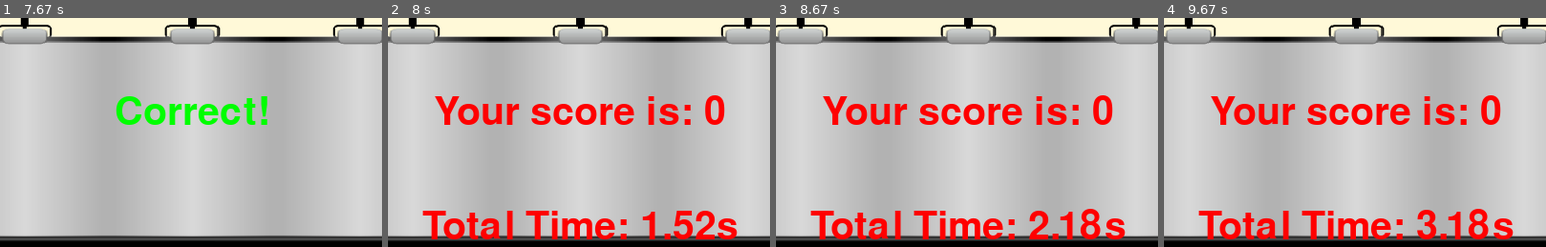
Above: before the commit, frames 1-4 (left to right).
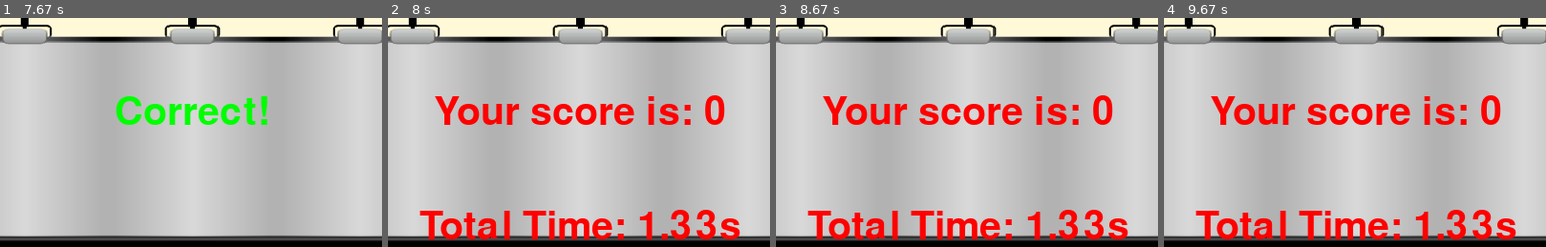
Above: after the commit, the same moments.

Repository: danielchriscarter/PiRight
Game: pygame game, started from home.py
The game is run twice, just before and just after one commit, with the same random seed, the same clock (stepped at 60 frames per second) and the same inputs.
Inputs (mouse positions are % of the whole screen's width and height, from its top left):
- Up to frame 1 (7.67 s): press the mouse at (50, 48) at 0.37 s; move the mouse to (34, 41) at 0.47 s; release the mouse at (19, 35) at 0.6 s; click (87, 85) at 0.72 s; hold D 1-1.47 s; hold A 2-2.53 s; hold A 3.67-4.13 s; hold D 4.67-5.13 s; tap C at 4.82 s; hold A 5.73-6.13 s; hold A 6.83-7.3 s; tap B at 6.98 s
- Up to frame 2 (8 s): no input
- Up to frame 3 (8.67 s): no input
- Up to frame 4 (9.67 s): no input
The pictures show only the part of the screen within x 25-75%, y 4-54%; the shares and areas given below are measured in that part.

Frame 1 is identical in both runs. In frame 2, 3.8% of the frame differs, in the area x 8-93%, y 83-97%; in frame 3, 4.1%; in frame 4, 4.2%.

Commit message:
Fixed issues with home screen and end of game

Diff:
--- a/home.py
+++ b/home.py
@@ -18,25 +18,21 @@
 
     def Main(self):
 
-        playButton = pygame.image.load('green-road-sign-md.png')
+        playButton = pygame.image.load('images/green-road-sign-md.png')
         playButton = pygame.transform.scale(playButton, (300, 200))
-        stopButton = pygame.image.load('stop.png')
-        teacherButton = pygame.image.load('teacherIcon.png')
-        homeBackground = pygame.image.load('country-side-hi.png')
+        stopButton = pygame.image.load('images/stop.png')
+        teacherButton = pygame.image.load('images/teacherIcon.png')
+        homeBackground = pygame.image.load('images/country-side-hi.png')
         homeBackground = pygame.transform.scale(homeBackground, (860,480))
 
         while 1:
             self.screen.fill((255, 249, 216))
             self.screen.blit(homeBackground, (-30,0))
             self.screen.blit(playButton, (250,175))
-            centre_play = (400,240)
-            radius_play = 100
-            btn_teacher = (590,0,100,50)
-            btn_exit = (700,0,100,50)
+            btn_play = (250, 175, 300, 110)
+            btn_teacher = (590,10,100,89)
+            btn_exit = (700,0,100,100)
 
-            #self.circle = pygame.draw.circle(self.screen, (160,224,87), centre_play, radius_play)
-            #self.rect = pygame.draw.rect(self.screen, (0,0,255), btn_teacher ,0)
-            #self.rect = pygame.draw.rect(self.screen, (255,0,0), btn_exit ,0)
             self.screen.blit(stopButton, (700,0))
             self.screen.blit(teacherButton, (590,10))
 
@@ -60,15 +56,13 @@
                     elif(DetectCollision(btn_exit, pygame.mouse.get_pos())):
                         pygame.quit()
                         sys.exit()
-                    elif(DetectCircularCollision(centre_play, radius_play, pygame.mouse.get_pos())):
+                    elif(DetectCollision(btn_play, pygame.mouse.get_pos())):
                         quiz = logic.Quiz("./data/questions.csv")
                         Window = pygame_output.PygameOutput(self.width, self.height, self.screen, quiz, [24,25,7,8])
                         Window.Main()
 
             if pygame.font:
                 DisplayText(self.screen, "PLAY!", 64, (255,255,255), x=400, y=240)
-                #DisplayText(self.screen, "Teacher Mode", 18, (255,255,255), x=640, y=25)
-                #DisplayText(self.screen, "Exit", 18, (255,255,255), x=750, y=25)
 
             pygame.display.update()
 
--- a/pygame_output.py
+++ b/pygame_output.py
@@ -24,15 +24,16 @@
         answered = False
         finished = False
         ans_waiting = False
+        name_entered = False
         index = 0
         startTime = time.time()
         colour = self.RandomiseColour()
         back_btn = (300,300,200,120)
-        car = pygame.image.load('light-blue-car-top-view-th.png')
+        car = pygame.image.load('images/light-blue-car-top-view-th.png')
         carSprite = pygame.transform.scale(car, (40, 20))
-        board = pygame.image.load('bigBoard.png')
+        board = pygame.image.load('images/bigBoard.png')
         board = pygame.transform.scale(board, (650, 350))
-        road = pygame.image.load('passing-zone-md.png')
+        road = pygame.image.load('images/passing-zone-md.png')
         road = pygame.transform.scale(road, (800, 50))
         carWidth = 70
         carHeight = 402
@@ -43,11 +44,6 @@
             self.screen.blit(board,(75,20))
             self.screen.blit(road, (0,400))
 
-            ##quizImage = pygame.sprite.Sprite()
-            ##quizImage.image = pygame.image.load("./test pygame/image")
-            ##quizImage.rect = quizImage.image.get_rect()
-            ##quizImage.rect.topleft = [0, 0]
-            ##self.screen.blit(quizImage.image, quizImage.rect)
             if(answered==False):
                 buttonPressed = buttons.CheckPins(self.BUTTONS) #[0,0,0,0]
                 if(buttonPressed==self.BUTTONS[0]):
@@ -76,7 +72,7 @@
                     sys.exit()
 
                 if event.type == MOUSEBUTTONDOWN and event.button == 1:
-                    if(finished==True and answered==False):
+                    if(name_entered==True):
                         if(DetectCollision(back_btn, pygame.mouse.get_pos())):
                             return
 
@@ -118,16 +114,16 @@
 
             if pygame.font:
                 if(finished==True):
-                    self.quiz.questions[index].duration = time.time() - startTime
+                    #self.quiz.questions[index].duration = time.time() - startTime
                     timeTaken = round(self.quiz.totalTime(),2)
                     DisplayText(self.screen, "Your score is: " + str(self.quiz.questions_score),60, (255,0,0), x=self.width/2, y=self.height/4)
                     DisplayText(self.screen, "Total Time: " + str(timeTaken) + "s", 60, (255,0,0), x=self.width/2, y=self.height/2)
-                    if(answered==True):
+                    if(name_entered==False):
                         DisplayText(self.screen, "Please enter your name", 40, (255,0,0), x=self.width/2, y=3*self.height/4)
                         if((time.time()-startTime)>5):
                             vkeybd = virtualKeyboard.VirtualKeyboard(self.screen)
                             self.SaveScore(vkeybd.run(""), self.quiz.questions_score, timeTaken)
-                            answered = False
+                            name_entered = True
                     else:
                         self.rect = pygame.draw.rect(self.screen, (160,224,87), back_btn, 0)
                         DisplayText(self.screen, "Main Menu", 40, (255,255,255), x=400, y=360)
Renamed: background1.png -> images/background1.png
Renamed: bigBoard.png -> images/bigBoard.png
Renamed: blue-car-top-view-hi.png -> images/blue-car-top-view-hi.png
Renamed: country-side-hi.png -> images/country-side-hi.png
Renamed: green-road-sign-hi.png -> images/green-road-sign-hi.png
Renamed: green-road-sign-md.png -> images/green-road-sign-md.png
Renamed: light-blue-car-top-view-th.png -> images/light-blue-car-top-view-th.png
Renamed: passing-zone-md.png -> images/passing-zone-md.png
Renamed: roundBlank.png -> images/roundBlank.png
Renamed: stop.png -> images/stop.png
Renamed: teacherIcon.png -> images/teacherIcon.png
